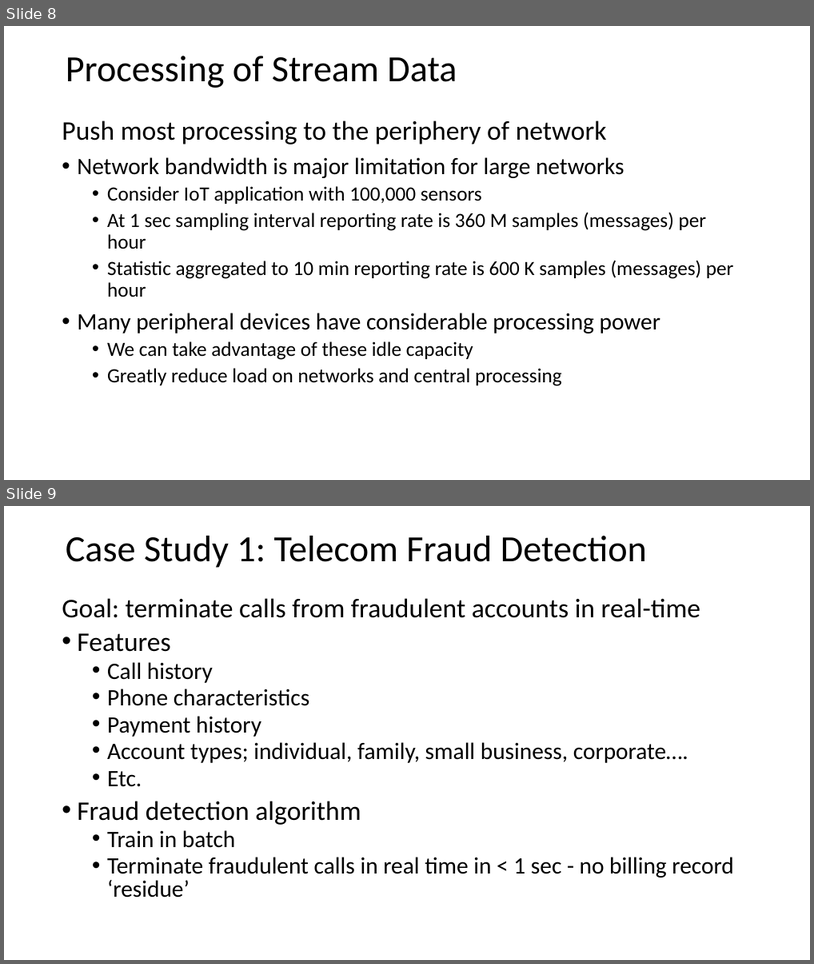
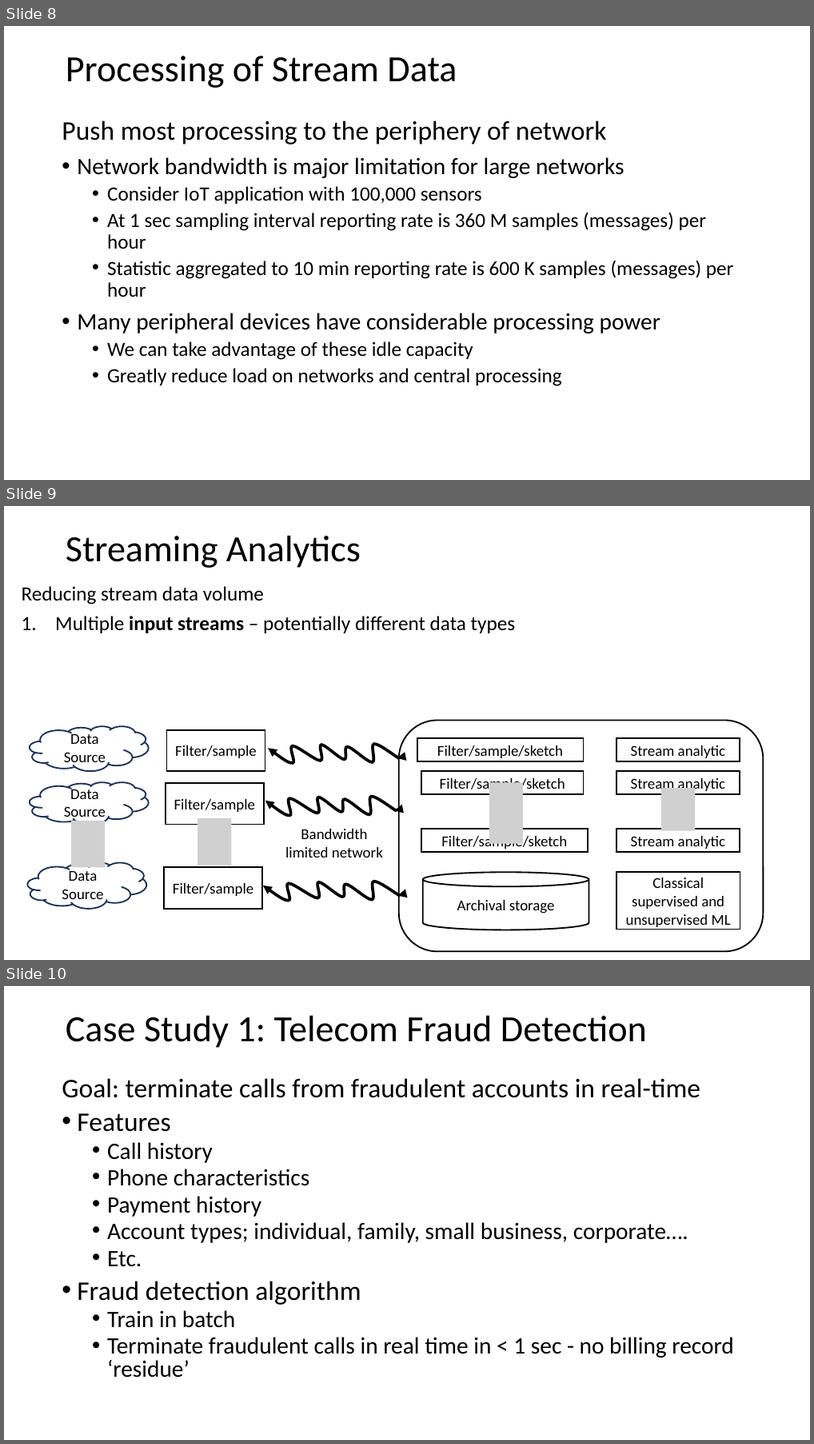
Before and after one commit to tenevian/Harvard-SSP-Data-Mining, a slide deck: slides/3_StreamingAnalytics.pptx. Shown one above the other, each under a label of ours: slides 8 and 9 before the commit, slides 8, 9 and 10 after it. The pictures are 814x964 and 814x1444 pixels, drawn with LibreOffice and Linux fonts; fonts in the diff are those of the drawing; grey boxes stand for pictures. Boxes give left, top, right and bottom in pixels: in the first picture for what was removed or moved away, otherwise in the second. Text is boxed around its words. In the diff, an @@ line names an element or a change of style, - is before the commit and + after.

Commit message:
Updated diagrams

```diff
--- a/slides/3_StreamingAnalytics.pptx
+++ b/slides/3_StreamingAnalytics.pptx
@@ slide 9 added at box(4, 506, 810, 960), background #FFFFFF @@
@@ text added at box(66, 536, 361, 568), 44 pt, text #000000 @@
+Streaming Analytics
@@ text added at box(22, 586, 515, 633), 24 pt, text #000000 @@
+Reducing stream data volume
+1. Multiple input streams – potentially different data types
@@ rounded rectangle added at box(399, 720, 764, 952), outline #000000 1.75 pt @@
@@ cloud added at box(30, 726, 149, 771), outline #1E3256 1.75 pt, 18 pt, text #000000 @@
+Data Source
@@ rectangle added at box(166, 730, 266, 771), outline #000000 1.75 pt, 18 pt, text #000000 @@
+Filter/sample
@@ freeform shape added at box(268, 744, 400, 763), outline #000000 3.5 pt @@
@@ rectangle added at box(417, 738, 583, 761), outline #000000 1.75 pt, 18 pt, text #000000 @@
+Filter/sample/sketch
@@ rectangle added at box(617, 738, 740, 761), outline #000000 1.75 pt, 18 pt, text #000000 @@
+Stream analytic
@@ cloud added at box(30, 782, 149, 824), outline #1E3256 1.75 pt, 18 pt, text #000000 @@
+Data Source
@@ rectangle added at box(166, 783, 264, 824), outline #000000 1.75 pt, 18 pt, text #000000 @@
+Filter/sample
@@ rectangle added at box(422, 771, 584, 795), outline #000000 1.75 pt, 18 pt, text #000000 @@
+Filter/sample/sketch
@@ picture added at box(490, 783, 524, 844) @@
@@ rectangle added at box(617, 771, 740, 795), outline #000000 1.75 pt, 18 pt, text #000000 @@
+Stream analytic
@@ picture added at box(662, 788, 695, 831) @@
@@ freeform shape added at box(266, 796, 397, 816), outline #000000 3.5 pt @@
@@ picture added at box(71, 820, 105, 867) @@
@@ picture added at box(198, 818, 231, 864) @@
@@ text added at box(286, 828, 383, 857), 18 pt, text #000000 @@
+Bandwidth limited network
@@ rectangle added at box(422, 828, 588, 852), outline #000000 1.75 pt, 18 pt, text #000000 @@
+Filter/sample/sketch
@@ rectangle added at box(617, 828, 740, 852), outline #000000 1.75 pt, 18 pt, text #000000 @@
+Stream analytic
@@ cloud added at box(27, 862, 146, 908), outline #1E3256 1.75 pt, 18 pt, text #000000 @@
+Data Source
@@ rectangle added at box(164, 867, 263, 908), outline #000000 1.75 pt, 18 pt, text #000000 @@
+Filter/sample
@@ freeform shape added at box(263, 881, 400, 900), outline #000000 3.5 pt @@
@@ cylinder added at box(423, 872, 590, 930), outline #000000 1.75 pt, 18 pt, text #000000 @@
+Archival storage
@@ rectangle added at box(617, 872, 740, 929), outline #000000 1.75 pt, 18 pt, text #000000 @@
+Classical supervised and unsupervised ML
@@ what was slide 9 is now slide 10 @@
```
